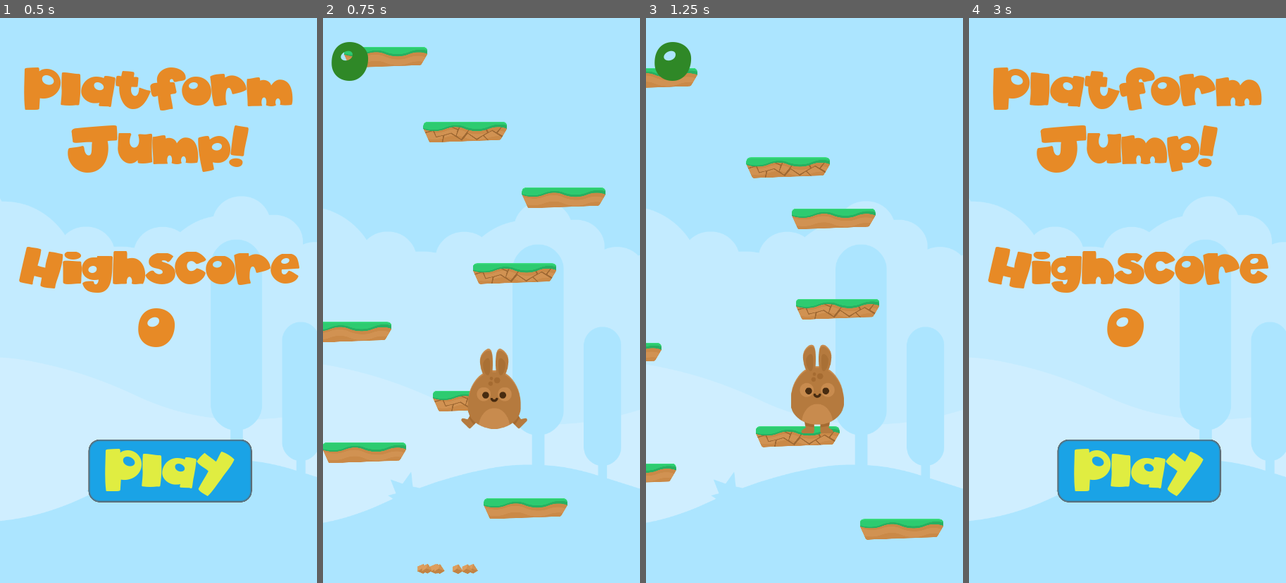
Above: before the commit, frames 1-4 (left to right).
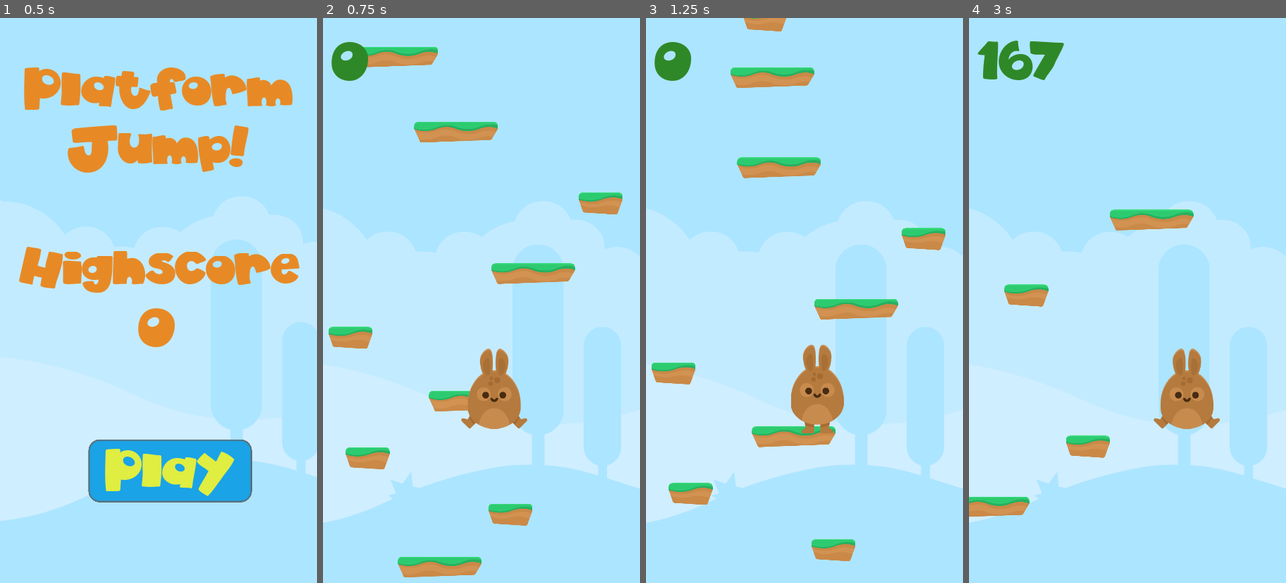
Above: after the commit, the same moments.

Repository: jagc/platformJump
Game: Godot game, scene res://scenes/menu.tscn
Same seed, same stepped clock (60 frames per second), same inputs: the game is played once before the commit and once after it.
Inputs:
- Up to frame 1 (0.5 s): no input
- Up to frame 2 (0.75 s): click "Play" at 0.5 s
- Up to frame 3 (1.25 s): no input
- Up to frame 4 (3 s): tap Enter (ui_accept) at 1.25, 1.52, 2.27 s; hold Right (ui_right) 1.28-2.03 s; hold Left (ui_left) 2.03-2.78 s; hold Right (ui_right) from 2.78 s (still down)

Frame 1 is identical in both runs. In frame 2, 5.5% of the frame differs, in the area x 0-95%, y 5-99%; in frame 3, 6.8%; in frame 4, 24%, in the area x 0-100%, y 4-90%.

Commit message:
added feature where spawning special platforms increments as the player's score goes up.

Diff:
--- a/scripts/game.gd
+++ b/scripts/game.gd
@@ -9,12 +9,14 @@
 const MIN_INTERVAL = 100
 const MAX_INTERVAL = 250
 const INITIAL_PLATFORMS_COUNT = 10
-const SPECIAL_PLATFORM_CHANCE = 100
 
+var special_platforms_chance = 0
 var current_max_interval
 var current_min_interval
 var last_spawn_height
 var screen_size
+var player_score_checkpoint = 1000
+var is_player_score_checkpoint = false
 
 func _ready():
 	levelManager.current_scene_name = self.get_name()
@@ -35,7 +37,7 @@
 	randomize()
 	var index
 	var new_platform
-	if rand_range(0, 100) > 100 - SPECIAL_PLATFORM_CHANCE:
+	if rand_range(0, 100) > 100 - special_platforms_chance:
 		index = rand_range(0, special_platforms.size())
 		new_platform = special_platforms[index].instance()
 	else:
@@ -54,6 +56,18 @@
 	current_min_interval = clamp(current_min_interval, MIN_INTERVAL, MAX_INTERVAL / 0.75)
 
 func on_platform_just_exited():
+	if special_platforms_chance == 0:
+		special_platforms_chance = 5
+	elif special_platforms_chance <= 90:
+		if player.score >= player_score_checkpoint:
+			is_player_score_checkpoint = true
+			player_score_checkpoint += player.score
+		else:
+			is_player_score_checkpoint = false
+		if is_player_score_checkpoint:
+			special_platforms_chance += 5
+			print('added special platform chance.' + 'plat chance at: ' + str(special_platforms_chance))
+
 	_spawn_caller()
 
 func _spawn_caller():
